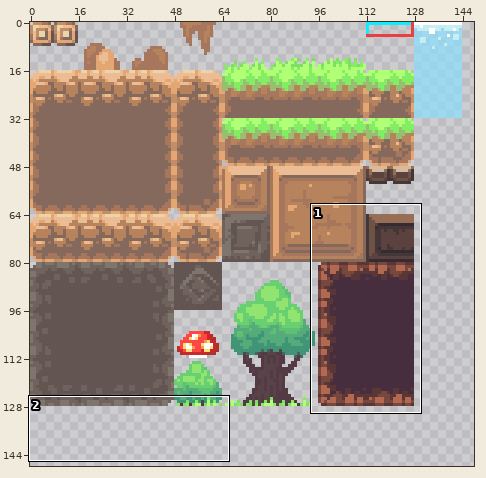
One commit to this sprite sheet: Platformer/Content/tiles.png. Above: a wide view before the commit, with the close-up outlined.
Close-up. Before the edit:
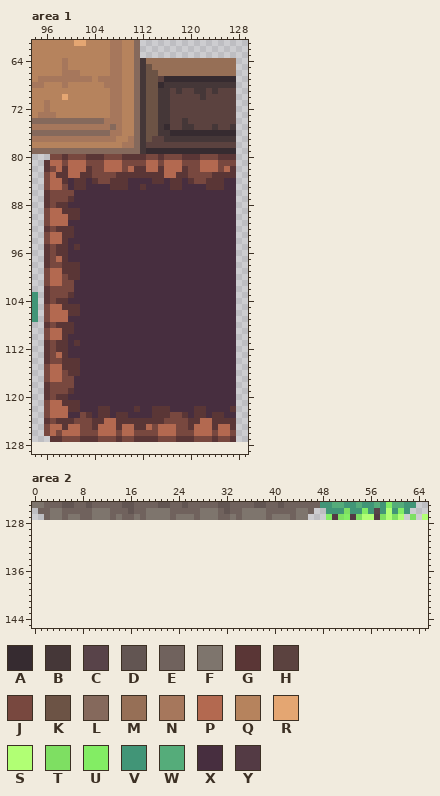
The file is 256x128 pixels. Shown: area 1: x 94..129, y 61..129; area 2: x 0..65, y 125..145. The old version is drawn lined up with the new one, on the new canvas. The wide view leaves out empty margins. The commit also changed other parts of the picture, which this record leaves out.
Palette (. is transparent): A #362b30  B #453738  C #584349  D #625552  E #70625d  F #7e756d  G #5a3636  H #5b423f  J #78483f  K #6c5345  L #85695c  M #966f56  N #a6775c  P #b36950  Q #b6835d  R #e4a672  S #b1ff74  T #7edf62  U #83ed64  V #419577  W #55ac7a  X #472e3f  Y #533a44
Pixels before, area 1 (only the part around the change), first column x 94:
 61 QQQQQQQRRQQQQNNQQL..................
 62 QQQQQQQQQQQQQNNQQL..................
 63 QQQQQQQQQQQQQNNQQL..................
 64 QQQQQNQQQQQQQNNQQLBMMMMMMMMMMMMMMM..
 65 QQQQQNQQQQQQQNNQQLBKMMMMMMMMMMMMMM..
 66 QQQQQNNNQQQQQNNQQLBKKMMMMMMMMMMMMM..
 67 QNNNNNNNNNQNNNNQQLBKKHAAAAAAAAAAAA..
 68 NNQQQNQQQQQQNNNQQLBKKABBBBBBBBBBBB..
 69 QQQQQQQQQQQQQNNQQLBKKBBHBHHBBHBHHH..
 70 QQQQQRQQQQQQQNNQQLBKKBBHHHHHBHHHHH..
 71 QQNQQQQQQQQQQNNQQLBKKBBHHHHHHHHHHH..
 72 QQNQQQQQQQQQQNNQQLBKKBBHHHHHHHHHHH..
 73 QNNNQQQQQQQQQNNQQLBKKBBHHHHHHHHHHH..
 74 LLLLLLLLLLLLNNNQQLBKKBBHHBHHHHHHHH..
 75 NNNNNNNNNNNNNLNQQLBKKBAHHBBHHHBHHB..
 76 LLLLLLLLLLLLLNNQQLBKKBBAAAAAAAAAAA..
 77 NNNNNNNNNNNNNNQQNLBKHHBBBBBBBBBBBB..
 78 QQQQQQQQQQQQQQQNNLBHHHHHHHHHHHHHHH..
 79 LLLLLLLLLLLLLLLLLLBAAAAAAAAAAAAAAA..
 80 ...JJGJJJGGGJJJGGGGJJGJJJGGGJJJGGG..
 81 ..GPPJPPPJJJPPPJJJJPPJPPPJJJPPPJJJ..
 82 ..GJPGPPPGJJPPPJPGGPPGPPPGJJPPPJPG..
 83 ..JPGGPPGGJJJJGGGGGGGGPPGGJJJJGGGG..
 84 ..JPPGXGGXGJJGGGXXXXGGXGGXGJJGGGXX..
 85 ..JPPJXGGXXXXGGGXXGXXXXGGXXXXGGGXX..
 86 ..GJJJJXXXXXXXXXXXXXXXXXXXXXXXXXXX..
 87 ..GJJJGXXXXXXXXXXXXXXXXXXXXXXXXXXX..
 88 ..GJGGXXXXXXXXXXXXXXXXXXXXXXXXXXXX..
 89 ..JPPGGGXXXXXXXXXXXXXXXXXXXXXXXXXX..
 90 ..JPPPGGXXXXXXXXXXXXXXXXXXXXXXXXXX..
 91 ..JPPPXXXXXXXXXXXXXXXXXXXXXXXXXXXX..
 92 ..GJGGGXXXXXXXXXXXXXXXXXXXXXXXXXXX..
 93 ..JPPGGXXXXXXXXXXXXXXXXXXXXXXXXXXX..
 94 ..JPPGXXXXXXXXXXXXXXXXXXXXXXXXXXXX..
 95 ..GJGGXGXXXXXXXXXXXXXXXXXXXXXXXXXX..
 96 ..GJGGXXXXXXXXXXXXXXXXXXXXXXXXXXXX..
 97 ..GJPGXXXXXXXXXXXXXXXXXXXXXXXXXXXX..
 98 ..GJJGGGXXXXXXXXXXXXXXXXXXXXXXXXXX..
 99 ..JPPGGGXXXXXXXXXXXXXXXXXXXXXXXXXX..
100 ..JPPJGGXXXXXXXXXXXXXXXXXXXXXXXXXX..
101 ..JPPJJXXXXXXXXXXXXXXXXXXXXXXXXXXX..
102 ..GJJJJXXXXXXXXXXXXXXXXXXXXXXXXXXX..
103 V.GJJJGXXXXXXXXXXXXXXXXXXXXXXXXXXX..
104 V.GJGGXXXXXXXXXXXXXXXXXXXXXXXXXXXX..
105 V.JPPGGGXXXXXXXXXXXXXXXXXXXXXXXXXX..
106 V.JPPPGGXXXXXXXXXXXXXXXXXXXXXXXXXX..
107 V.JPPPXXXXXXXXXXXXXXXXXXXXXXXXXXXX..
108 ..GJGGGXXXXXXXXXXXXXXXXXXXXXXXXXXX..
109 ..JPPGGXXXXXXXXXXXXXXXXXXXXXXXXXXX..
110 ..JPPGXXXXXXXXXXXXXXXXXXXXXXXXXXXX..
111 ..GJGGXGXXXXXXXXXXXXXXXXXXXXXXXXXX..
112 ..GJGGXXXXXXXXXXXXXXXXXXXXXXXXXXXX..
113 ..GJPGXXXXXXXXXXXXXXXXXXXXXXXXXXXX..
114 ..GJJGGGXXXXXXXXXXXXXXXXXXXXXXXXXX..
115 ..JPPGGGXXXXXXXXXXXXXXXXXXXXXXXXXX..
116 ..JPPJGGXXXXXXXXXXXXXXXXXXXXXXXXXX..
117 ..JPPJJXXXXXXXXXXXXXXXXXXXXXXXXXXX..
118 ..GJJJJXXXXXXXXXXXXXXXXXXXXXXXXXXX..
119 ..GJJJGXXXXXXXXXXXXXXXXXXXXXXXXXXX..
120 ..GJGGXXXXXXXXXXXXXXXXXXXXXXXXXXXX..
121 ..JPPGGGXXXXXXXXXXXXXXXXXXXXXXXXXX..
122 ..JPPPGGXXXGGXXXXGXXGGGXXXXGGXXXXG..
123 ..JPPPXXJGXGGXGGXXXXGGGJJGXGGXGGXX..
124 ..GJGGGJJJGGPPGGGGGGGGJJJJGGPPGGGG..
125 ..JPPGPPJJGPPPGPPGGPJPPPJJGPPPGPPG..
126 ..JPJPPPJJJPPPJPPJJJJPPPJJJPPPJPPJ..
127 ...GGJJJGGGJJJGJJGGGGJJJGGGJJJGJJG..
128 ....................................
129 ....................................
Pixels before, area 2, first column x 0:
125 FFEEEDDEEDEEEEEDDEEEEDDEEDEEEEEDDEEEEDDEEDEEEEEEVVWWVVWVVWVUWWVV..
126 .EEFFEEEEEFFFEEEDEEFFFFEEEEEFFFEDEEFFFFEEEEEFFE..VVVTVVUVCVSVUV...
127 ..EFFEFFEEFFFEFEEFEFFFFEFFFEFFFEEFEFFFFEFFFEFF...UYTUYTSSYTSTS.T.S
Once edited:
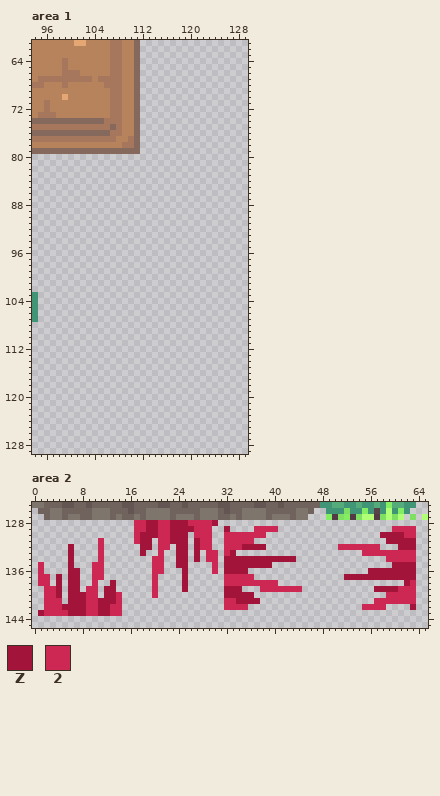
Colours new in this view: Z #a2143a  2 #cc2853
The exact change:
canvas 256x128 -> 1024x512
Changed rows in their new state; - is an unchanged pixel.
Area 1:
first column x 96:
 64 ----------------................
 65 ----------------................
 66 ----------------................
 67 ----------------................
 68 ----------------................
 69 ----------------................
 70 ----------------................
 71 ----------------................
 72 ----------------................
 73 ----------------................
 74 ----------------................
 75 ----------------................
 76 ----------------................
 77 ----------------................
 78 ----------------................
 79 ----------------................
 80 -...............................
 81 ................................
 82 ................................
 83 ................................
 84 ................................
 85 ................................
 86 ................................
 87 ................................
 88 ................................
 89 ................................
 90 ................................
 91 ................................
 92 ................................
 93 ................................
 94 ................................
 95 ................................
 96 ................................
 97 ................................
 98 ................................
 99 ................................
100 ................................
101 ................................
102 ................................
103 ................................
104 ................................
105 ................................
106 ................................
107 ................................
108 ................................
109 ................................
110 ................................
111 ................................
112 ................................
113 ................................
114 ................................
115 ................................
116 ................................
117 ................................
118 ................................
119 ................................
120 ................................
121 ................................
122 ................................
123 ................................
124 ................................
125 ................................
126 ................................
127 -...............................
Area 2:
first column x 1:
128 ----------------22ZZ22ZZZ2222Z---------------------------------
129 ----------------22ZZ22ZZZZ222--Z----2222-------------------2222
130 ----------------2ZZZ22ZZZ-222--2222222-------------------ZZZZ22
131 ----------2-----2ZZ-22ZZZ-Z22--22222----------------------ZZZZZ
132 -----Z----2------ZZ-22-ZZ-Z22--222ZZZZ------------2222222---ZZZ
133 -----Z----2------Z--2--ZZ-Z-22-2Z---------------------222222222
134 -----Z----2--------22--ZZ-Z-22-ZZZZZZZZZZZZ---------------22222
135 2----Z---22--------22--ZZ----2-ZZZZZZZZ--------------------ZZZZ
136 2----ZZ--22--------22---Z----2-ZZZZ--------------------ZZZZZZZZ
137 22-Z-ZZ--22--------2----Z------22222---------------ZZZZZZZZZZZZ
138 22-Z-ZZ--2--Z------2----Z------222222222---------------------Z2
139 -22Z-ZZ-22-ZZ------2----Z------ZZZ---2222222------------ZZZZ222
140 -22Z-ZZZ22-ZZ2-----2-----------ZZZZZ----------------------22222
141 -222-ZZZ22ZZZ2-----------------22ZZZZ-------------------2222222
142 -222ZZZZ22ZZ22-----------------2222-------------------2222----Z
143 Z2222ZZZ22ZZ22-------------------------------------------------
Pixel boxes of the changes (left, top, right, bottom) in both close-ups:
erased: (44, 58, 236, 442)
added: (134, 520, 302, 610)
added: (338, 526, 416, 610)
added: (38, 538, 122, 616)
